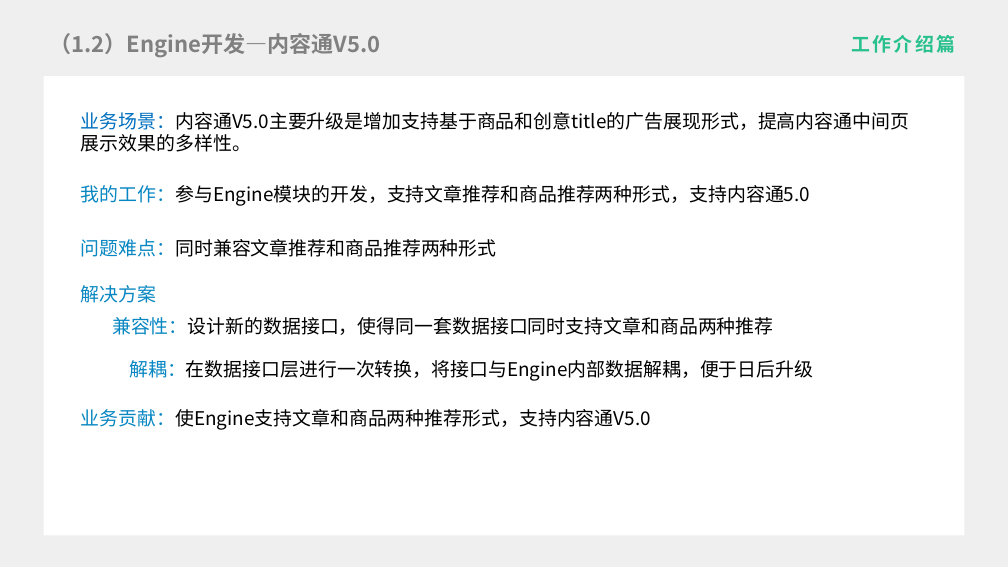
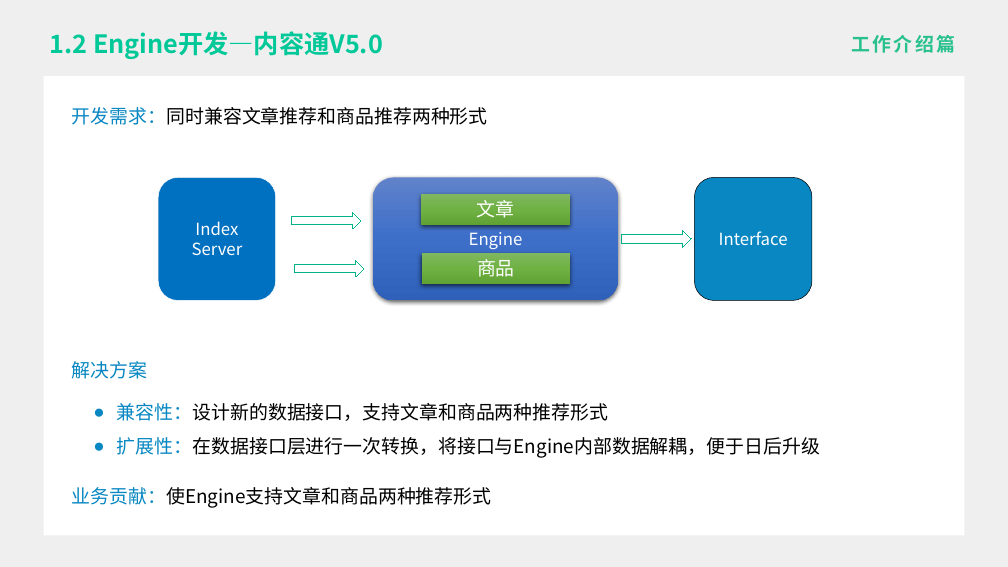
Before and after one commit to liygcoder/workerspace, a slide deck: slide 12 of ppt.pptx (slide 11 before the commit). Drawn at 1008x567 pixels with LibreOffice and Linux fonts; fonts in the diff are those of the drawing. Boxes give left, top, right and bottom in pixels: in the first picture for what was removed or moved away, otherwise in the second. Text is boxed around its words. In the diff, an @@ line names an element or a change of style, - is before the commit and + after.

```diff
--- a/ppt.pptx
+++ b/ppt.pptx
@@ title at (50, 31, 383, 59): text changed; size 21 to 24 pt; text colour #808080 to #00C898 @@
-（1.2）Engine开发—内容通V5.0
+1.2 Engine开发—内容通V5.0
@@ text at (72, 107, 488, 125): text changed @@
-问题难点：同时兼容文章推荐和商品推荐两种形式
+开发需求：同时兼容文章推荐和商品推荐两种形式
@@ text removed at (81, 112, 909, 152) @@
-业务场景：内容通V5.0主要升级是增加支持基于商品和创意title的广告展现形式，提高内容通中间页展示效果的多样性。
@@ rounded rectangle added at (158, 178, 275, 301), fill #0070C0, outline #FFFFFF 0.5 pt, 16 pt, text #FFFFFF @@
+Index Server
@@ rounded rectangle added at (374, 178, 619, 301), fill gradient #6183CB to #3E70CA to #3062BB, 16 pt, text #FFFFFF @@
+Engine
@@ rounded rectangle added at (695, 178, 812, 301), fill #0887C2, outline #000000 0.5 pt, 16 pt, text #FFFFFF @@
+Interface
@@ text removed at (81, 185, 810, 206) @@
-我的工作：参与Engine模块的开发，支持文章推荐和商品推荐两种形式，支持内容通5.0
@@ rectangle added at (421, 194, 570, 225), fill gradient #81B861 to #6FB242 to #62A336, 18 pt, text #FFFFFF @@
+文章
@@ right arrow added at (291, 212, 361, 228), outline #00B38A 0.75 pt @@
@@ right arrow added at (622, 231, 691, 247), outline #00B38A 0.75 pt @@
@@ right arrow added at (294, 260, 364, 277), outline #00B38A 0.75 pt @@
@@ rectangle added at (422, 253, 570, 284), fill gradient #81B861 to #6FB242 to #62A336, 18 pt, text #FFFFFF @@
+商品
@@ text "解决方案": place and size @@
-text "解决方案" at (81, 285, 157, 303)
+text "解决方案" at (72, 361, 148, 379)
@@ text removed at (129, 360, 813, 381) @@
-解耦：在数据接口层进行一次转换，将接口与Engine内部数据解耦，便于日后升级
@@ text at (117, 403, 820, 458): text changed @@
-兼容性：设计新的数据接口，使得同一套数据接口同时支持文章和商品两种推荐
+● 兼容性：设计新的数据接口，支持文章和商品两种推荐形式
+● 扩展性：在数据接口层进行一次转换，将接口与Engine内部数据解耦，便于日后升级
@@ text at (72, 487, 492, 508): text changed @@
-业务贡献：使Engine支持文章和商品两种推荐形式，支持内容通V5.0
+业务贡献：使Engine支持文章和商品两种推荐形式
```
Also in this commit, not shown: 9 other slides changed, 7 slides added, 4 slides removed.
